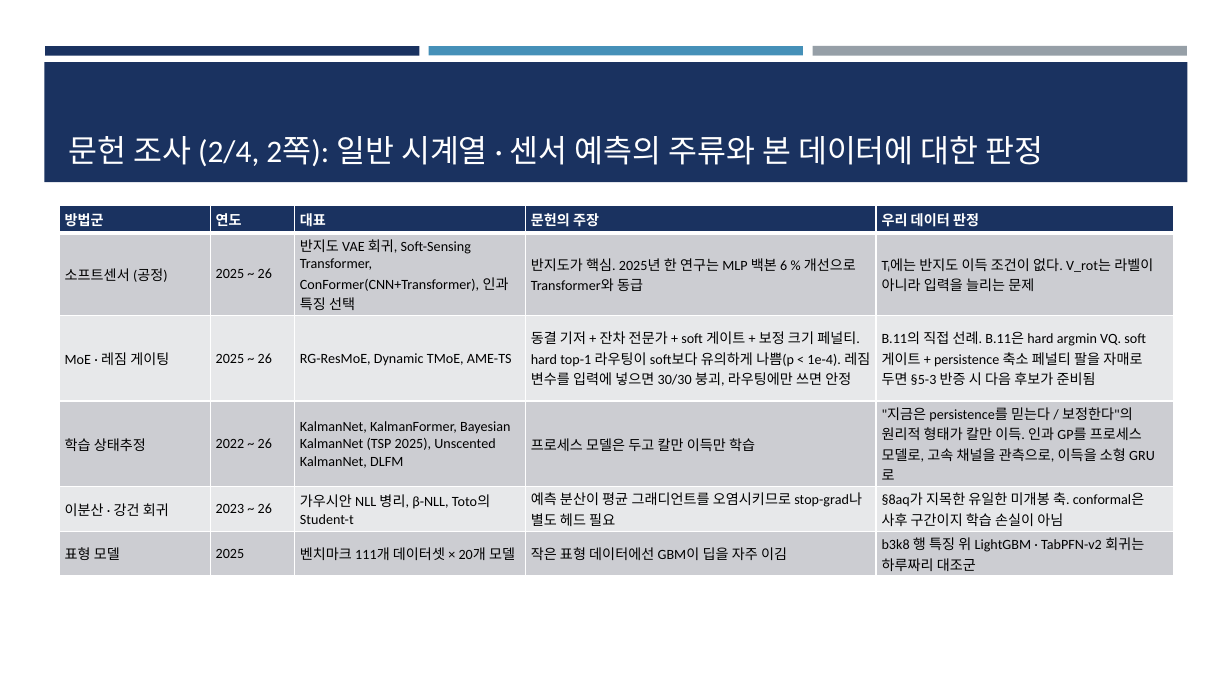
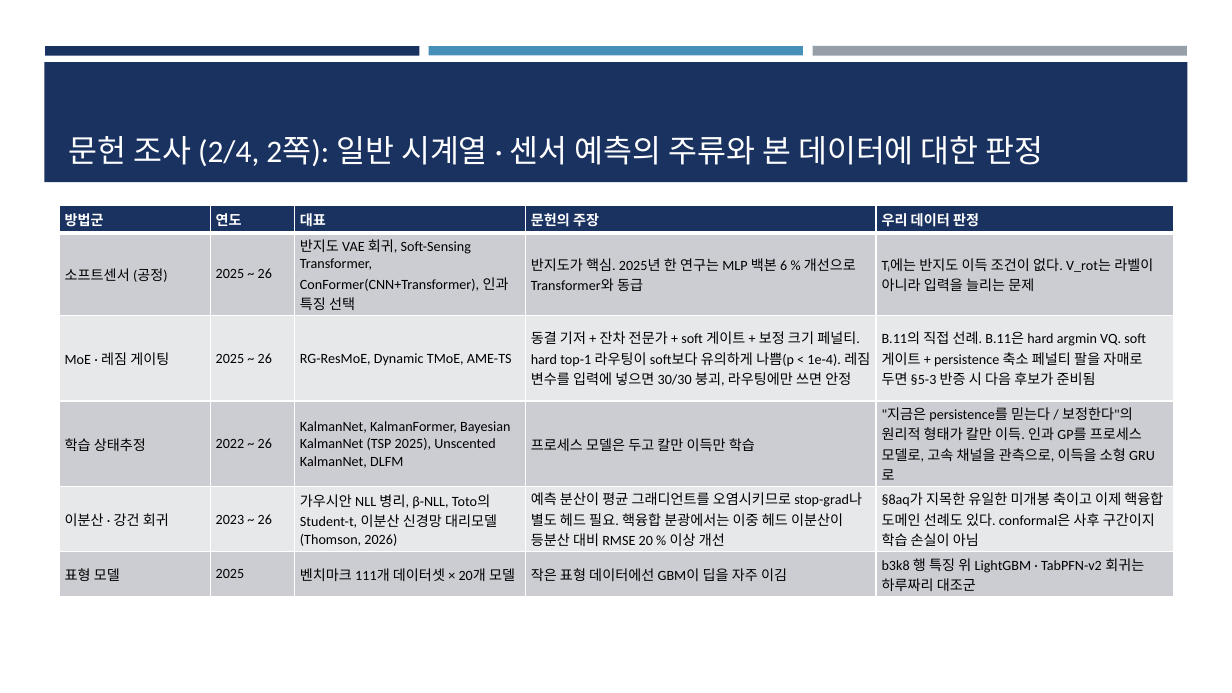
Before and after one commit to iseungsang01/ml-intern-revision, a slide deck: slide 62 of docs/presentation/KSTAR_CES_졸논정리_논문흐름.pptx (slide 61 before the commit). Drawn at 1232x693 pixels with LibreOffice and Linux fonts; fonts in the diff are those of the drawing. Boxes give left, top, right and bottom in pixels: in the first picture for what was removed or moved away, otherwise in the second. Text is boxed around its words. In the diff, an @@ line names an element or a change of style, - is before the commit and + after.

```diff
--- a/docs/presentation/KSTAR_CES_졸논정리_논문흐름.pptx
+++ b/docs/presentation/KSTAR_CES_졸논정리_논문흐름.pptx
@@ table at [59,205,1174,595] @@
-row 5: 이분산 · 강건 회귀 | 2023 ~ 26 | 가우시안 NLL 병리, β-NLL, Toto의 Student-t | 예측 분산이 평균 그래디언트를 오염시키므로 stop-grad나 별도 헤드 필요 | §8aq가 지목한 유일한 미개봉 축. conformal은 사후 구간이지 학습 손실이 아님
+row 5: 이분산 · 강건 회귀 | 2023 ~ 26 | 가우시안 NLL 병리, β-NLL, Toto의 Student-t, 이분산 신경망 대리모델(Thomson, 2026) | 예측 분산이 평균 그래디언트를 오염시키므로 stop-grad나 별도 헤드 필요. 핵융합 분광에서는 이중 헤드 이분산이 등분산 대비 RMSE 20 % 이상 개선 | §8aq가 지목한 유일한 미개봉 축이고 이제 핵융합 도메인 선례도 있다. conformal은 사후 구간이지 학습 손실이 아님
```
Also in this commit, not shown: 5 other slides changed, 1 slide added, 10 other files.
